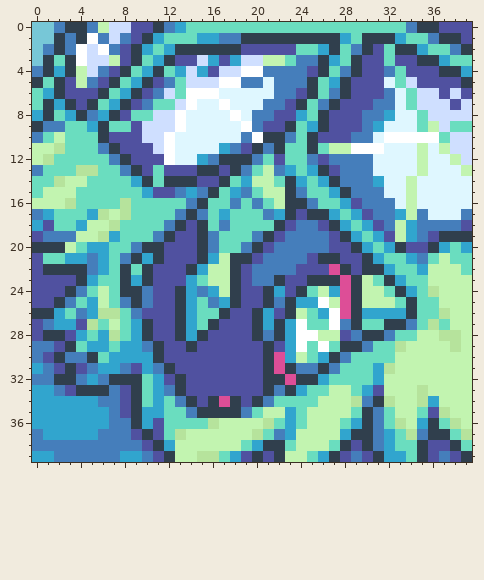
Pixel-art sprite -- portrait/1024/0002/Normal^.png. The first picture shows the starting point.
The file is 40x40 pixels.
Now the later version:
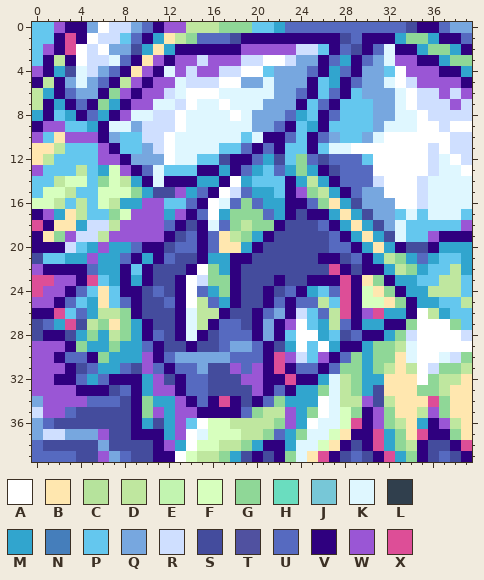
Palette (. is transparent): A #ffffff  B #ffe7af  C #b6e39c  D #bfe79f  E #c2f4b0  F #d7ffbe  G #8fd797  H #6addbf  J #77c7d7  K #dff7ff  L #303f4d  M #31a5ce  N #457ebb  P #64c7ee  Q #77a7df  R #cfdfff  S #444c9d  T #5051a0  U #566ac0  V #2f007f  W #9a56d5  X #dd4e97
Changes in this commit:
Changed rows in their new state; - is an unchanged pixel.
first column x 0:
 0 PPWVVQA--QUVWWDDDGGGPPMUUUUUUUUUUUSVVUQQ
 1 PPVXV-R-PUV-BDGUUUSVVVVVVVVVSUVVV-GGMVVU
 2 PWVX---QQS-B-VVVVVVWWWWWRRPVUSVUKVV-GGMV
 3 PVDV---KUVBWVWW-WWW--AARQQVUMVUQKWWVV-GG
 4 WV-SK-QUVBWVKW-WW----PQQQUVMUVQQPAWWWVV-
 5 VDVQKQUVDWVWWK-----QQ-QQQVP-VUQQ-A-WWWWV
 6 D-VUQQVGWVWW-K--------QQUVPUVPQQQ-A--W-W
 7 DV-VUVG-VWWKK--------QQQVPUVPPPQQ-A---W-
 8 -VP-VU-VWKK---------QQQU-PVUPPPQQ--A----
 9 VWWPP-VKKQ---------KQQUVP-VPPPPQ---AA-AA
10 WPBWWWVQPP---------PKVVUPVUQPPQ------A--
11 BBDPPPWVPPQ------PPUVUVPPVPKK---AAAARA--
12 BDPPPPWWVQQQ---PPSVVUMSPGUSUUUPAAAAAR-A-
13 WPPPDPMFWVUKPPPVVMVUMPU-G-VSUUUAAAAAR--A
14 PPDFFPGFD-VKVVVMMVA-PPPV-D-VUUURAAAR----
15 PFFDPPFFFG-SSW-UVARUMMPVWGD-VUQQAAAR----
16 FFDPDPFDMMWWPPUVAKUGUMMVVUGB-SQQQAAR----
17 VWMBDPPGFWWWMWVUA-GGGU-VSVV-B-SQQPKP---P
18 XVBB-RRDWWWWUVSVKUGDGGVSSSUV-B-SQKPPPPPW
19 VBGWRRDWWWWWVSUVUBDGMVSSSSSUV-B-SKPPWVVV
20 VVVRP-WMMUVVSUUVUBBMVSSSSSSUUV-B-VSSV-M-
21 SPP--W-MUV-VUSSV-MVVSSSSSSVVSUV-DG-UMPPM
22 WVVVVU-MVPVSSSVAGMVSSSSSSSS-VSVV-DG-PPDM
23 XXWWVXPMV-VSSVARGGVSSSVSSVVV-VBGV-MPPDDP
24 XWWVUPBPVVSUSVAU-GVSSVSUVMPU-VFBGV-MDDDP
25 WWVUP-BPUVSSUVADU-VSSVUVUUDP-VFFBGVMMPPD
26 VVXPU-DDGVSSSVKDDVSSVUQVRPUD-VWX--VADMPP
27 SU-XSDGBG-VSSVKDVUUSVQVW-PMDUVMMVVGAAAGP
28 SVVS-G-DG-VUSVKVSUUUVQVP--MPSUVVMGRAAAAR
29 WWWVG--G--UVSSVSSUQQUVS--P-MVVMGGDKAAAAA
30 WWVUUVG---WVUQQQQQUUUV-WRPWVUGMGGBKAAKRG
31 WWWVSU--USWUVUUQSSWUWV-VUUVUGGMGDBDARGGD
32 WWVVU-UVVVMWSVUUSSSWWVV-VV-KDGM-BBBAGDDB
33 WWWWVVVSUVMWWVUUSSSSWVUV-MGKDG-SBBBGGDBB
34 QWWWWUUUSVG-MWVUV-VSVUGMMMAKDDWSDBBBXGBB
35 RWWUSSSSSVGWMWWVVVVUGDDWMGAKFGVWGBBDWGBB
36 QUSSSSSSSV-SMWPAFFDDDDGWMAKKFXVWGDB-VWDB
37 QRRQQQWSSVVVMWAKFFFDDGU-GKKFBVVX-GBXVVGB
38 USSSSSQSSSSVWMAFFDDG-VVMKKFBVSVX-GDVSSVX
39 UUUUSSWQUSSVVAFDDG-SVSVGKBXVSUSVX-GVSUSV
